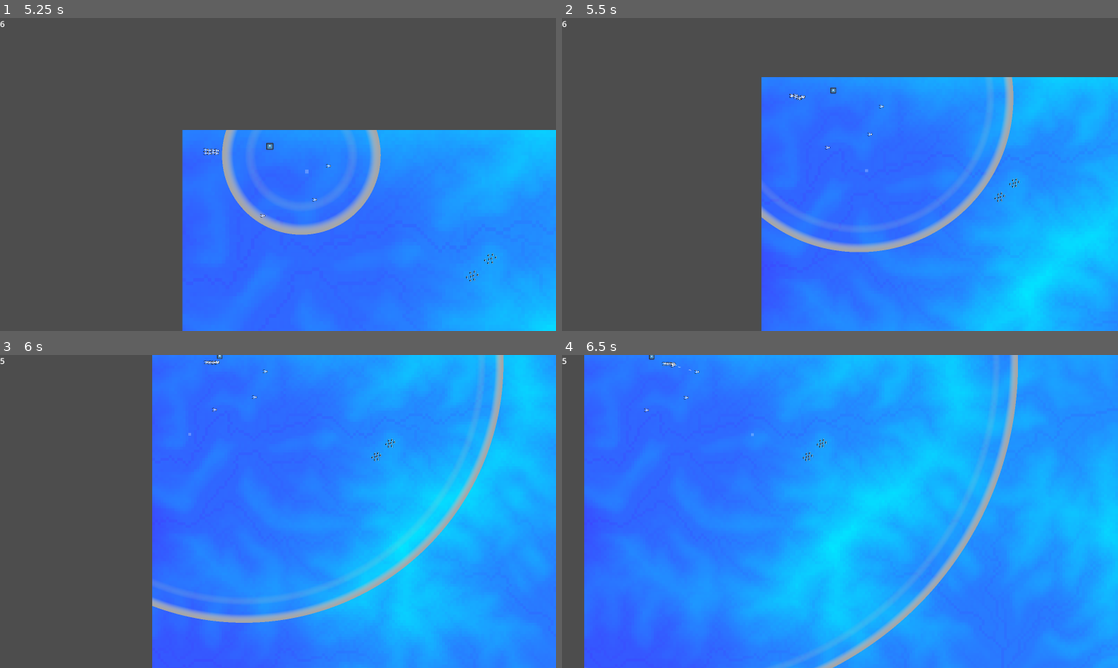
Above: before the commit, frames 1-4 (two rows, left to right).
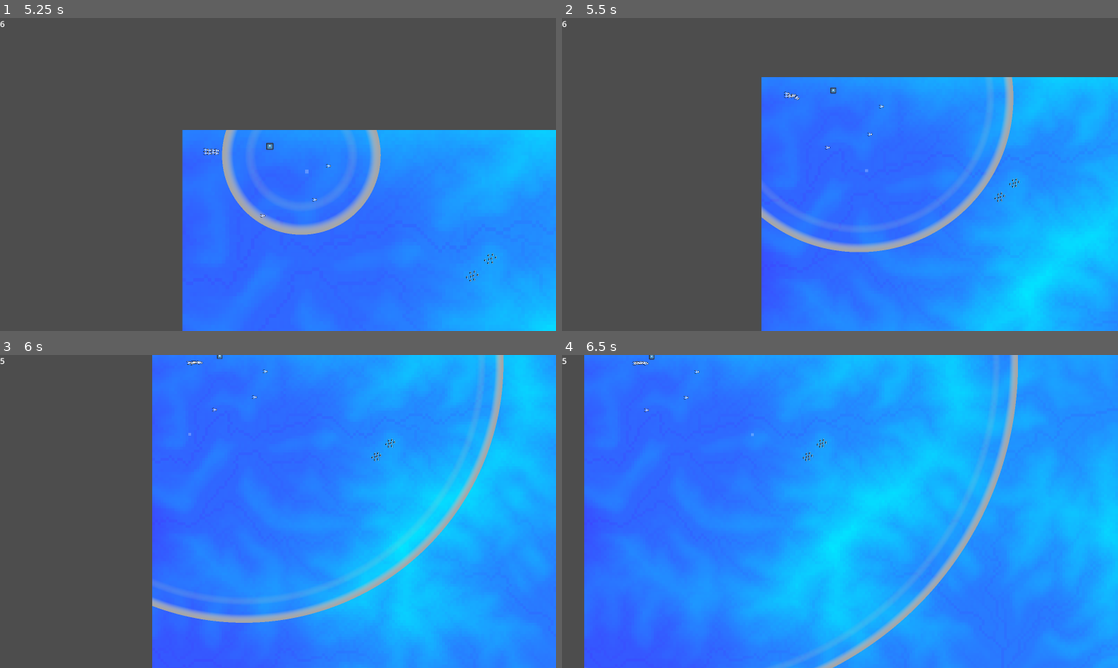
Above: after the commit, the same moments.

Repository: ethan555/terrain-game
Game: Godot game, scene res://Levels/level.tscn
The game is run twice, just before and just after one commit, with the same random seed, the same clock (stepped at 60 frames per second) and the same inputs. The engine's default icon, where the game draws it, is replaced by a stand-in: a white triangle on a blue panel in a dark square.
Inputs (mouse positions are in pixels of both pictures, inside the frame that each line leads up to):
- Up to frame 1 (5.25 s): move the mouse to (400, 158) at 0.52 s; hold D (right) 0.53-1.28 s; hold Backspace (end_turn) 0.53-1.28 s; click (400, 158) at 0.67 s; move the mouse to (166, 190) at 1.27 s; hold S (down) 1.28-2.03 s; tap R (spawn_unit_0) at 1.35 s; move the mouse to (333, 105) at 2.02 s; hold D (right) 2.03-2.78 s; hold T (spawn_unit_1) 2.03-2.78 s; move the mouse to (250, 237) at 2.77 s; hold W (up) 2.78-3.53 s; tap F (spawn_unit_2) at 2.85 s; click (250, 237) at 2.92 s; move the mouse to (444, 221) at 3.52 s; hold G (spawn_unit_3) 3.53-4.28 s; hold A (left) 3.53-5.03 s; move the mouse to (111, 127) at 4.27 s; tap Mouse wheel up (zoom_in) at 4.35 s; move the mouse to (305, 174) at 5.02 s; hold S (down) from 5.03 s (still down); hold Mouse wheel down (zoom_out) from 5.03 s (still down); click (305, 174) at 5.17 s
- Up to frame 2 (5.5 s): keep holding S (down); keep holding Mouse wheel down (zoom_out)
- Up to frame 3 (6 s): move the mouse to (194, 433) at 5.77 s; release S (down) at 5.78 s; release Mouse wheel down (zoom_out) at 5.78 s; hold D (right) from 5.78 s (still down); tap Backspace (end_turn) at 5.85 s
- Up to frame 4 (6.5 s): keep holding D (right)

Frame 1 is identical in both runs. In frame 2, less than 0.1% of the frame differs, in the area x 39-44%, y 23-27%; in frame 3, less than 0.1%; in frame 4, less than 0.1%, in the area x 12-24%, y 2-6%.

Commit message:
Godot Sucks, explosions, better spawning

Diff:
--- a/Buildings/building.gd
+++ b/Buildings/building.gd
@@ -1,6 +1,7 @@
 class_name Building
 extends Node2D
 
+@onready var spawn_node := get_node("/root/Level")
 @onready var stats : Stats = $Stats
 @onready var controller := get_node("/root/Level/Controller")
 
@@ -35,7 +36,7 @@
     inst.faction = faction
     inst.set_as_top_level(true)
     inst.global_position = global_position + Vector2.from_angle(tdir)
-    add_child(inst)
+    spawn_node.add_child(inst)
 
 func _on_next_round_signal():
     spawn_units()
--- a/Projectiles/bullet.tscn
+++ b/Projectiles/bullet.tscn
@@ -4,8 +4,10 @@
 [ext_resource type="Script" path="res://Units/Attack.gd" id="2_78d87"]
 
 [sub_resource type="Resource" id="Resource_eq1b0"]
+resource_local_to_scene = true
 script = ExtResource("2_78d87")
-damage = 2.0
+damage = 8.0
+radius = 0.0
 multiplier = 1.0
 
 [sub_resource type="CircleShape2D" id="CircleShape2D_42l7q"]
@@ -15,7 +17,7 @@
 attack = SubResource("Resource_eq1b0")
 
 [node name="Sprite2D" parent="." index="0"]
-scale = Vector2(0.25, 0.25)
+scale = Vector2(0.25, 1)
 
 [node name="CollisionShape2D" type="CollisionShape2D" parent="Hitbox" index="0"]
 shape = SubResource("CircleShape2D_42l7q")
--- /dev/null
+++ b/Projectiles/explosion.gd
@@ -0,0 +1,59 @@
+extends Area2D
+
+@export var faction : Faction
+@export var attack : Attack
+@export var lifespan := 0.0
+@onready var timer := $Timer
+
+@onready var collision_shape := $CollisionShape2D
+
+func _ready():
+    print("Explosion Ready: " + str(attack.radius) + " " + str(lifespan))
+    collision_shape.shape.radius = attack.radius
+
+    if lifespan > 0:
+        timer.connect("timeout", queue_free)
+        timer.start(lifespan)
+
+func damage_area(delta):
+    var areas := get_overlapping_areas_godot_sucks()
+    print("Hitting Targets: " + str(len(areas)))
+    var damaged = 0
+    for area in areas:
+        if not area is Hurtbox:
+            continue
+        var unit = area.get_parent()
+        var target_faction : Faction = unit.faction
+        if faction.check_ally(target_faction.faction_name):
+            continue
+        damaged += 1
+        if lifespan == 0:
+            unit.stats.damage(attack)
+        else:
+            unit.stats.damage(attack, delta)
+    print("Damaged " + str(damaged))
+
+func get_overlapping_areas_godot_sucks() -> Array[Area2D]:
+    var space := get_world_2d().direct_space_state
+    var query := PhysicsShapeQueryParameters2D.new()
+    query.collide_with_areas = true
+    query.collide_with_bodies = false
+    query.set_shape(collision_shape.shape)
+    query.transform = collision_shape.global_transform
+    var result := space.intersect_shape(query)
+    var areas : Array[Area2D] = []
+    for area_collision in result:
+        var area := area_collision.collider as Area2D
+        if is_instance_valid(area): #perhaps some other checks here
+            areas.append(area)
+    return areas
+
+
+func _process(_delta):
+    print("Processing Explosion " + str(global_position))
+    # damage_area(delta)
+    if lifespan == 0:
+        queue_free()
+
+func _physics_process(delta):
+    damage_area(delta)
--- /dev/null
+++ b/Projectiles/explosion.tscn
@@ -0,0 +1,19 @@
+[gd_scene load_steps=3 format=3 uid="uid://dgfhu5vq33rm3"]
+
+[ext_resource type="Script" path="res://Projectiles/explosion.gd" id="1_27ntr"]
+
+[sub_resource type="CircleShape2D" id="CircleShape2D_d6qrn"]
+resource_local_to_scene = true
+
+[node name="Explosion" type="Area2D"]
+collision_layer = 0
+collision_mask = 2
+input_pickable = false
+monitorable = false
+script = ExtResource("1_27ntr")
+
+[node name="CollisionShape2D" type="CollisionShape2D" parent="."]
+shape = SubResource("CircleShape2D_d6qrn")
+debug_color = Color(0.996078, 0, 0.188235, 0.117647)
+
+[node name="Timer" type="Timer" parent="."]
--- a/Projectiles/projectile.gd
+++ b/Projectiles/projectile.gd
@@ -1,5 +1,8 @@
 class_name Projectile
 extends Node2D
+
+@onready var spawn_node := get_node("/root/Level")
+@onready var controller := get_node("/root/Level/Controller")
 
 @export var speed := 800.0
 @export var lifespan := 4.0
@@ -7,20 +10,22 @@
 @export var homing := true
 @export var attack : Attack
 
-@onready var hitbox := $Hitbox
+@export var explosion := preload("res://Projectiles/explosion.tscn")
+
+@onready var hitbox : Hitbox = $Hitbox
 @onready var timer := $Timer
 
 var target: Node2D
 var target_location: Vector2
-var target_faction: Faction
+var faction: Faction
 
 var velocity := Vector2(0, 0)
 
-func initialize(_position: Vector2, _rotation: float, _target: Node2D, _target_faction: Faction, _target_location: Vector2):
+func initialize(_position: Vector2, _rotation: float, _target: Node2D, _faction: Faction, _target_location: Vector2):
     global_position = _position
     rotation = _rotation
     target = _target
-    target_faction = _target_faction
+    faction = _faction
     if homing:
         target_location = target.global_position
     else:
@@ -49,12 +54,44 @@
         var tdir = (target_location - global_position).normalized()
         velocity = speed * tdir
 
+# func damage_targets(areas: Array[Area2D]):
+#     for area in areas:
+#         if not area is Hurtbox:
+#             continue
+#         var unit = area.get_parent()
+#         var target_faction : Faction = unit.faction
+#         if faction.check_ally(target_faction.faction_name):
+#             continue
+#         unit.stats.damage(attack)
+
+func create_explosion(explosion_position: Vector2):
+    var explosion_instance := explosion.instantiate()
+    explosion_instance.attack = attack
+    explosion_instance.faction = faction
+    explosion_instance.set_as_top_level(true)
+    explosion_instance.global_position = explosion_position
+    spawn_node.add_child(explosion_instance)
+
+
 func hit_target() -> void:
-    if is_instance_valid(target):
+    if attack.radius > 0:
+        print("Creating Explosion")
+        create_explosion(target_location)
+        # Damage radius, create explosion
+        # hitbox.
+        # hitbox.collision_shape.shape.radius = attack.radius
+        # var areas = hitbox.get_new_areas()
+        # damage_targets(areas)
+    elif is_instance_valid(target):
         target.stats.damage(attack)
     queue_free()
 
 func _process(_delta):
+    var play_paused = controller.current_state != controller.State.Play
+    timer.paused = play_paused
+    if play_paused:
+        return
+
     if not homing:
         return
     if not is_instance_valid(target):
@@ -73,6 +110,9 @@
     velocity = speed * tdir
 
 func _physics_process(_delta):
+    var play_paused = controller.current_state != controller.State.Play
+    if play_paused:
+        return
     position += velocity * _delta
 
 func _on_impact(_body: Node) -> void:
--- a/Projectiles/shell.tscn
+++ b/Projectiles/shell.tscn
@@ -4,11 +4,14 @@
 [ext_resource type="Script" path="res://Units/Attack.gd" id="2_f8plh"]
 
 [sub_resource type="Resource" id="Resource_sopjt"]
+resource_local_to_scene = true
 script = ExtResource("2_f8plh")
-damage = 10.0
+damage = 50.0
+radius = 50.0
 multiplier = 1.0
 
 [sub_resource type="CircleShape2D" id="CircleShape2D_2vo33"]
+resource_local_to_scene = true
 radius = 8.0
 
 [node name="Shell" instance=ExtResource("1_y2sla")]
--- a/Units/Attack.gd
+++ b/Units/Attack.gd
@@ -2,6 +2,7 @@
 class_name Attack
 
 @export var damage : float = 1.0
+@export var radius : float = 0
 
 @export var multiplier : float = 1.0
 
--- a/Units/Hitbox.gd
+++ b/Units/Hitbox.gd
@@ -5,3 +5,7 @@
 
 func set_disabled(is_disabled: bool):
     collision_shape.set_deferred("disabled", is_disabled)
+
+func get_new_areas() -> Array[Area2D]:
+    var areas := get_overlapping_areas()
+    return areas
--- a/Units/Mech/infantry.tscn
+++ b/Units/Mech/infantry.tscn
@@ -3,19 +3,22 @@
 [ext_resource type="PackedScene" uid="uid://dc88vw2h1s01t" path="res://Units/unit.tscn" id="1_87dye"]
 
 [sub_resource type="CircleShape2D" id="CircleShape2D_g8gjg"]
+resource_local_to_scene = true
 radius = 2.0
 
 [sub_resource type="CircleShape2D" id="CircleShape2D_c484b"]
+resource_local_to_scene = true
 radius = 3.0
 
 [sub_resource type="CircleShape2D" id="CircleShape2D_1eg3w"]
+resource_local_to_scene = true
 radius = 140.0
 
 [node name="Infantry" instance=ExtResource("1_87dye")]
 move_speed = 50.0
 primary_time = 0.5
 
-[node name="CollisionShape2D" type="CollisionShape2D" parent="." index="1"]
+[node name="CollisionShape2D" type="CollisionShape2D" parent="." index="0"]
 shape = SubResource("CircleShape2D_g8gjg")
 
 [node name="CollisionShape2D" type="CollisionShape2D" parent="Hurtbox" index="0"]
--- a/Units/Mech/levtank.tscn
+++ b/Units/Mech/levtank.tscn
@@ -8,18 +8,18 @@
 radius = 4.0
 
 [sub_resource type="CircleShape2D" id="CircleShape2D_i8bbo"]
+resource_local_to_scene = true
 radius = 6.0
 
 [sub_resource type="CircleShape2D" id="CircleShape2D_1hjxl"]
+resource_local_to_scene = true
 radius = 140.0
 
 [node name="Levtank" instance=ExtResource("1_7jt5f")]
+move_speed = 160.0
 primary = ExtResource("2_yn6ow")
 
-[node name="Sprite2D" parent="." index="0"]
-texture = ExtResource("3_7jqtc")
-
-[node name="CollisionShape2D" type="CollisionShape2D" parent="." index="1"]
+[node name="CollisionShape2D" type="CollisionShape2D" parent="." index="0"]
 shape = SubResource("CircleShape2D_pe7bw")
 
 [node name="CollisionShape2D" type="CollisionShape2D" parent="Hurtbox" index="0"]
@@ -28,3 +28,9 @@
 [node name="CollisionShape2D" type="CollisionShape2D" parent="Vision" index="0"]
 shape = SubResource("CircleShape2D_1hjxl")
 debug_color = Color(0, 0.6, 0.701961, 0.0196078)
+
+[node name="Sprite2D" parent="." index="3"]
+texture = ExtResource("3_7jqtc")
+
+[node name="Stats" parent="." index="4"]
+MAX_HEALTH = 100.0
--- a/Units/Stats.gd
+++ b/Units/Stats.gd
@@ -11,8 +11,8 @@
 func _ready():
     health = MAX_HEALTH
 
-func damage(attack : Attack):
-    health -= attack.get_damage()
+func damage(attack : Attack, delta := 1.0):
+    health -= attack.get_damage() * delta
 
     if health <= 0:
         death.emit()
--- a/Units/Vision.gd
+++ b/Units/Vision.gd
@@ -25,9 +25,9 @@
 func _on_area_entered(area: Area2D) -> void: #hurtbox: Hurtbox) -> void:
     if not area is Hurtbox:
         return
-    enemy_in_range.emit(area.owner)
+    enemy_in_range.emit(area.get_parent())
 
 func _on_area_exited(area: Area2D) -> void: #hurtbox: Hurtbox) -> void:
     if not area is Hurtbox:
         return
-    enemy_left_range.emit(area.owner)
+    enemy_left_range.emit(area.get_parent())
--- a/Units/Vision.tscn
+++ b/Units/Vision.tscn
@@ -4,7 +4,7 @@
 
 [node name="Vision" type="Area2D"]
 collision_layer = 2
-collision_mask = 0
+collision_mask = 2
 input_pickable = false
 monitorable = false
 script = ExtResource("1_jk5oq")
--- a/Units/unit.gd
+++ b/Units/unit.gd
@@ -4,6 +4,7 @@
 
 signal projectile_created(Projectile)
 
+@onready var spawn_node := get_node("/root/Level")
 @onready var camera := get_node("/root/Level/Camera")
 @onready var terrain := get_node("/root/Level/Terrain")
 @onready var controller := get_node("/root/Level/Controller")
@@ -21,6 +22,8 @@
 @export var faction : Faction
 @export var collision_moving_scale : float = .5
 @export var move_speed : float = 300
+@export var acceleration : float = 100
+@export var push : float = 10
 @export var lax : float = 1.0
 @export var rotation_speed : float = 3 * PI
 
@@ -76,7 +79,7 @@
     for area in potential_target_areas:
         if not area is Hurtbox:
             continue
-        var unit = area.owner
+        var unit = area.get_parent()
         if faction.check_enemy(unit.faction.faction_name):
             target = unit
             return true
@@ -111,13 +114,16 @@
     sprite.scale = Vector2(1.0, 1.0) * max(1.0, 1.0 / camera.zoom.x)
 
     # Only move and target during play state
-    if controller.current_state != controller.State.Play:
+    var play_paused = controller.current_state != controller.State.Play
+    primary_timer.paused = play_paused
+    if play_paused:
         return
     ai_target()
 
 func get_move(delta):
     var input_direction : Vector2 = terrain.get_unit_move(position, faction)
-    velocity = move_speed * input_direction
+    var new_velocity = move_speed * input_direction
+    velocity = Utils.approach_vector(velocity, new_velocity, acceleration)
     var speed = velocity.length()
     if speed > 0:
 
@@ -150,9 +156,17 @@
 func _physics_process(_delta):
     # Only move and target during play state
     if controller.current_state != controller.State.Play:
-        velocity = Vector2.ZERO
         return
     update_velocity(_delta)
+    # var collision := move_and_collide(velocity * _delta)
+    # if collision:
+    #     var collision_vector : Vector2 = collision.get_collider().global_position - global_position
+    #     var collision_distance : float = max(collision_vector.length(), .1)
+    #     var push_acceleration = push / pow(collision_distance, 2)
+    #     var push_force = collision.get_normal().normalized() * push_acceleration
+    #     print("V: " + str(velocity) + " Pushing: " + str(push_force) + " New: " + str(velocity + push_force))
+    #     velocity += push_force
+
     move_and_slide()
 
 # func init_projectile(projectile):
@@ -164,10 +178,10 @@
 func shoot(projectile: PackedScene) -> void:
     var projectile_instance := projectile.instantiate()
     var tdir = (target.global_position - global_position).angle()
-    projectile_instance.initialize(global_position, tdir, target, target.faction, target.global_position)
+    projectile_instance.initialize(global_position, tdir, target, faction, target.global_position)
     # projectile_instance.connect("ready", init_projectile)
     # projectile_instance.global_position = global_position
     # projectile_instance.rotation = sprite.rotation
     # emit_signal("projectile_created", projectile_instance)
-    add_child(projectile_instance)
+    spawn_node.add_child(projectile_instance)
     # projectile_instance.
--- a/Utils/utils.gd
+++ b/Utils/utils.gd
@@ -18,6 +18,14 @@
         return b
     return result
 
+static func approach_vector(a: Vector2, b: Vector2, rate: float) -> Vector2:
+    var diff := b - a
+    if diff.length() <= rate:
+        return b
+    var norm := diff.normalized()
+    var result := a + norm * rate
+    return result
+
 static func angle_difference(a, b) -> float:
     var MAX_ANGLE = PI * 2
     var diff = fmod(b - a, MAX_ANGLE)
Not shown: 1 places in Units/unit.tscn that only renumber resources
